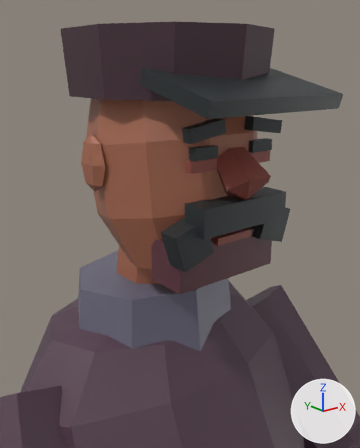
Two versions of the glTF model models/sofer.glb, one commit apart.
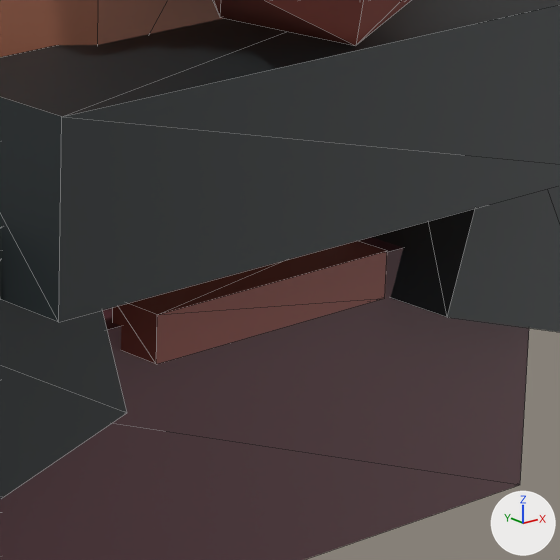
Each version appears first from a camera (50 mm lens) standing at (-0.366, -0.456, 0.88) and looking at (-0.007, -0.007, 0.701), and next in a close-up on the part from 54% to 77% of the width and 43% to 61% of the height. The lights are fixed; the arrows at lower right show +X, +Y and +Z. The last two pictures show the newer version. The close-ups show mesh edges as thin lines. Vertices at exactly the same position are counted once.

Names of what the first close-up shows: 'Cap'.
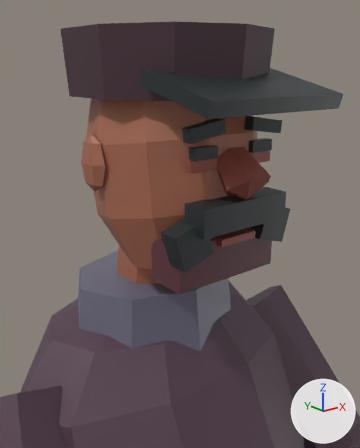
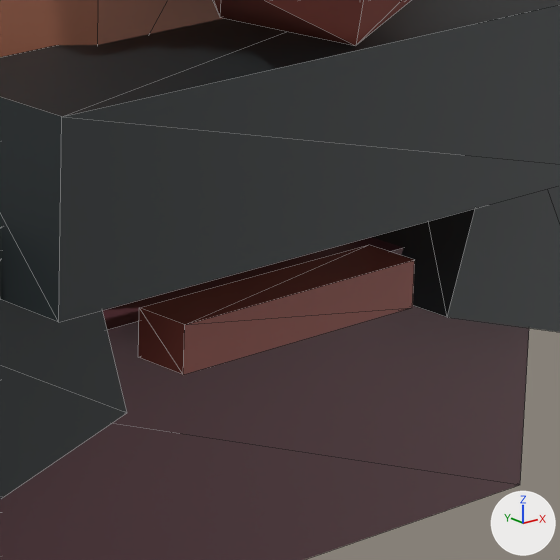
The edits, one by one:
me_cap has 225 vertices, 378 faces and spans x -0.109..0.109, y -0.21..0.099, z -0.035..0.32.
me_cap is used by ob_cap; location (0.0, 0.06, 0.6).
me_cap part 1: the loose piece of 8 vertices spanning x -0.025..0.025, y -0.153..-0.143, z 0.101..0.109 is moved by (0.0, -0.006, 0.0).

Changed parts and their boxes (x1, y1, x2, y2) in the close-ups (560 x 560 px; the box of a moved part takes in the faces that stretch with it):
part 1 of me_cap, moved or reshaped
    before: (113, 241, 387, 364)
    after: (138, 245, 415, 375)
